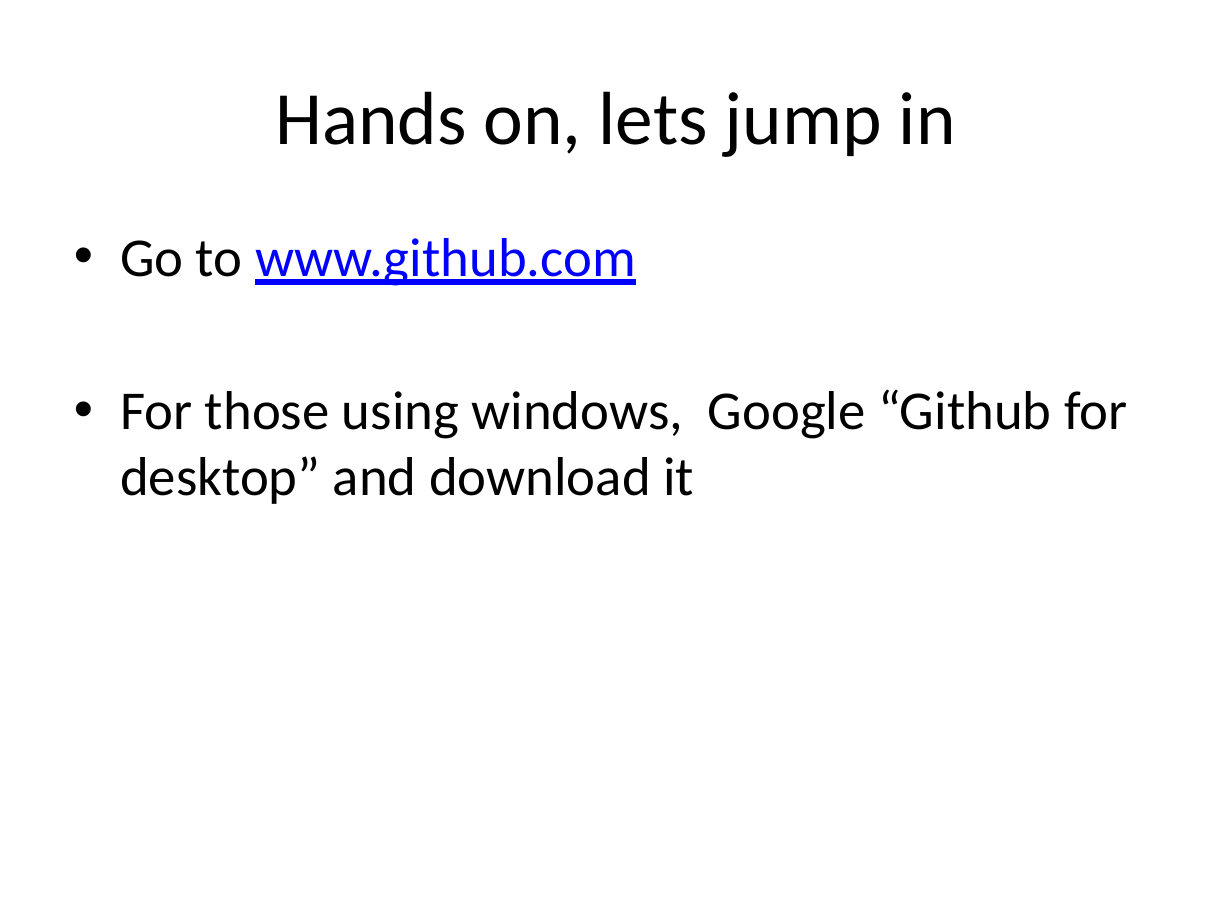
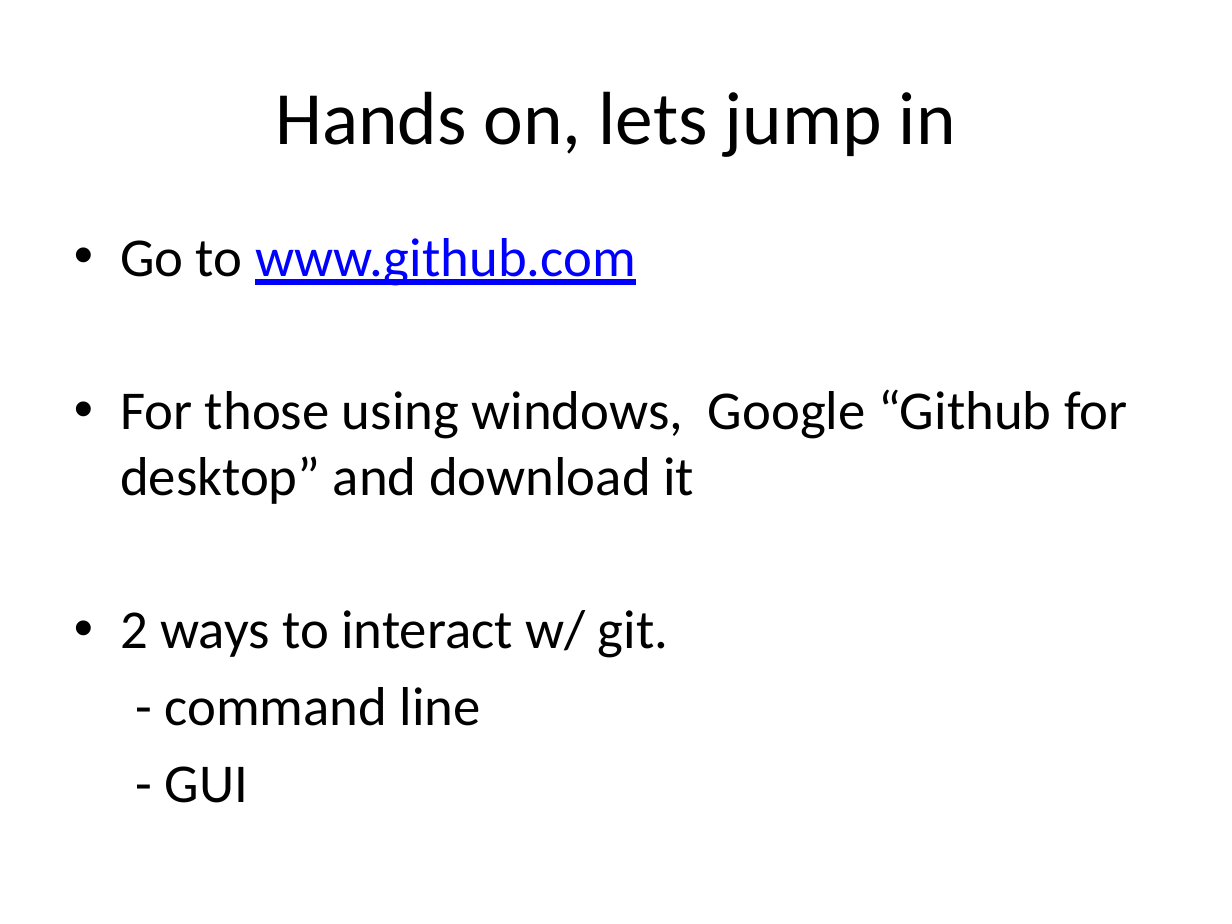
Before and after one commit to jtian1167/SLP-demo, a slide deck: slide 7 of SLP github.pptx (slide 6 before the commit). Drawn at 1232x924 pixels with LibreOffice and Linux fonts; fonts in the diff are those of the drawing. Boxes give left, top, right and bottom in pixels: in the first picture for what was removed or moved away, otherwise in the second. Text is boxed around its words. In the diff, an @@ line names an element or a change of style, - is before the commit and + after.

```diff
--- a/SLP github.pptx
+++ b/SLP github.pptx
@@ text at (x1=120, y1=610, x2=668, y2=803): paragraphs added @@
+• 2 ways to interact w/ git.
+- command line
+- GUI
```
Also in this commit, not shown: 9 other slides changed, 5 slides added, 1 slide removed, 1 other file.
